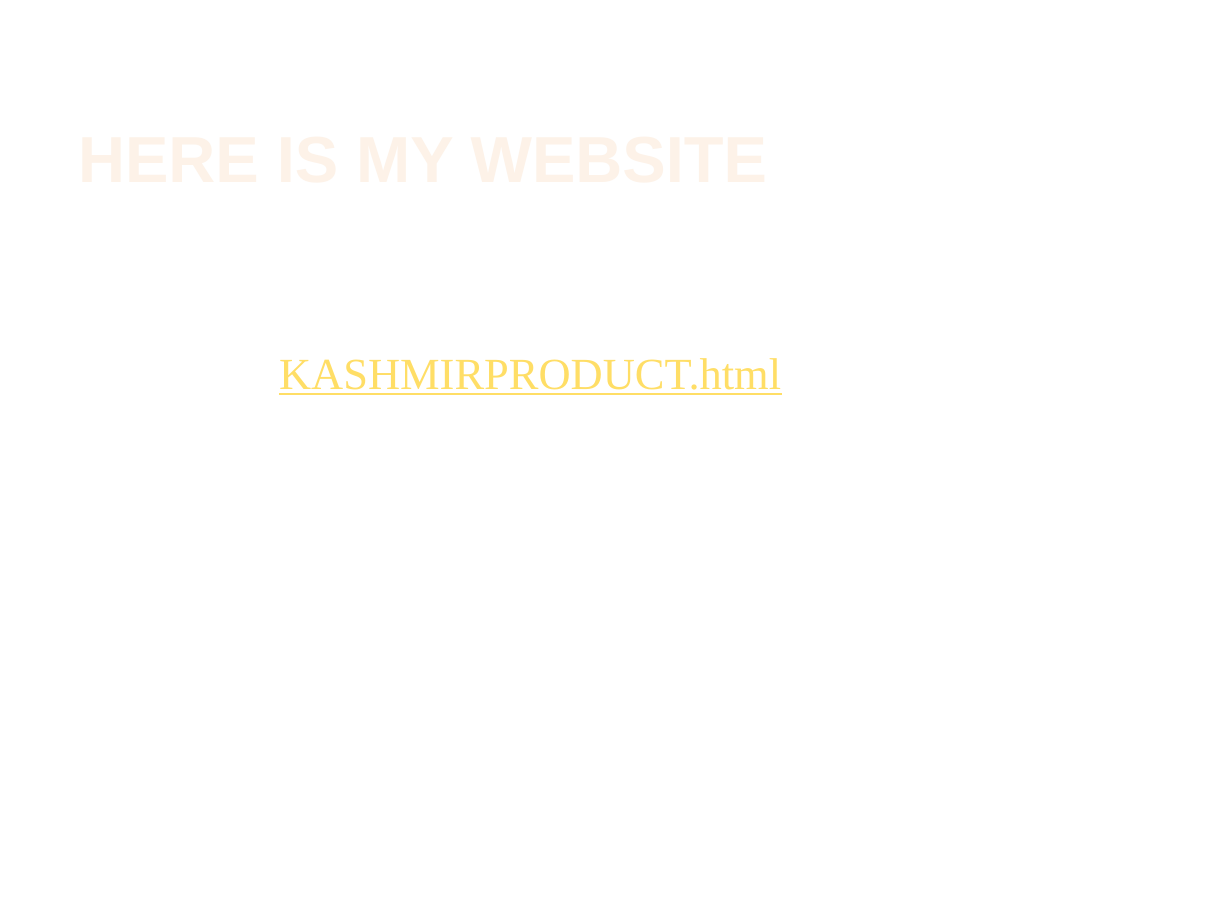
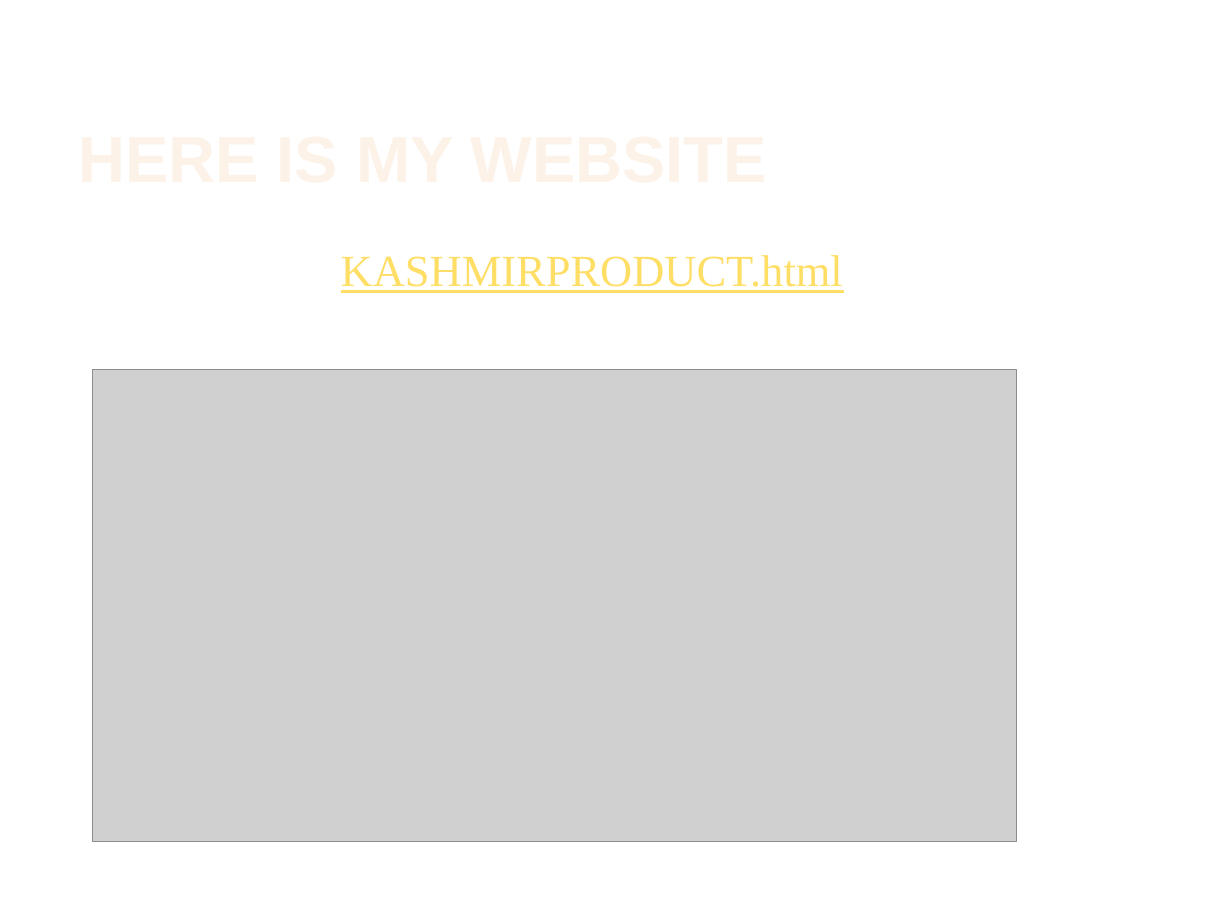
Before and after one commit to nurulhasanah2681/nurulhasanah2607.github.io, a slide deck: slide 3 of PRESENTASI WEBSITE.pptx. Drawn at 1232x924 pixels with LibreOffice and Linux fonts; fonts in the diff are those of the drawing; grey boxes stand for pictures; background and template pictures are left out. Boxes give left, top, right and bottom in pixels: in the first picture for what was removed or moved away, otherwise in the second. Text is boxed around its words. In the diff, an @@ line names an element or a change of style, - is before the commit and + after.

```diff
--- a/PRESENTASI WEBSITE.pptx
+++ b/PRESENTASI WEBSITE.pptx
@@ text "KASHMIRPRODUCT.html": place and size @@
-text "KASHMIRPRODUCT.html" at [279, 358, 781, 395]
+text "KASHMIRPRODUCT.html" at [341, 255, 843, 293]
@@ picture added at [92, 370, 1016, 841] @@
```
Also in this commit, not shown: 1 other slide changed, 2 slides added, 1 slide removed, 14 other files.
